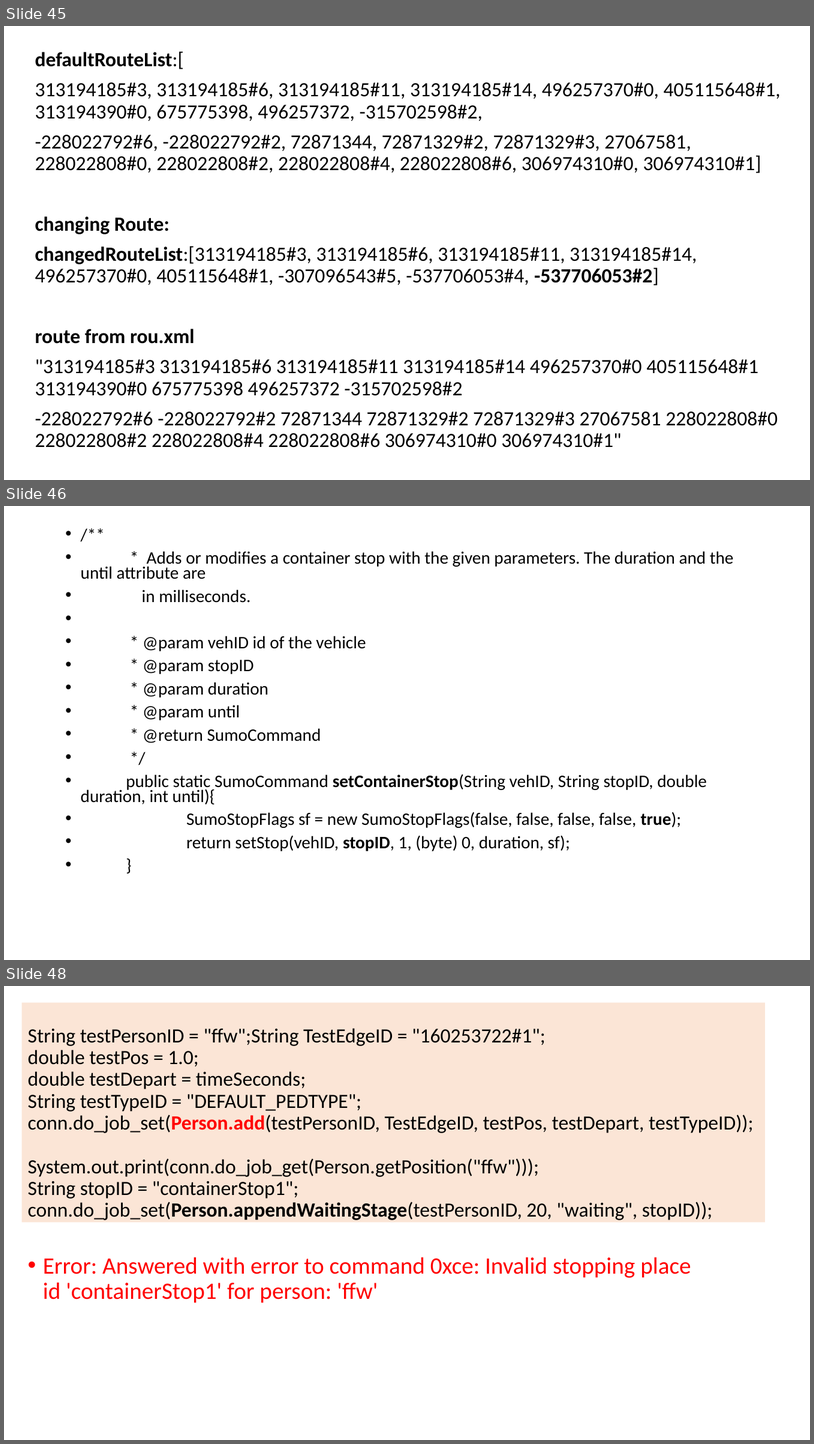
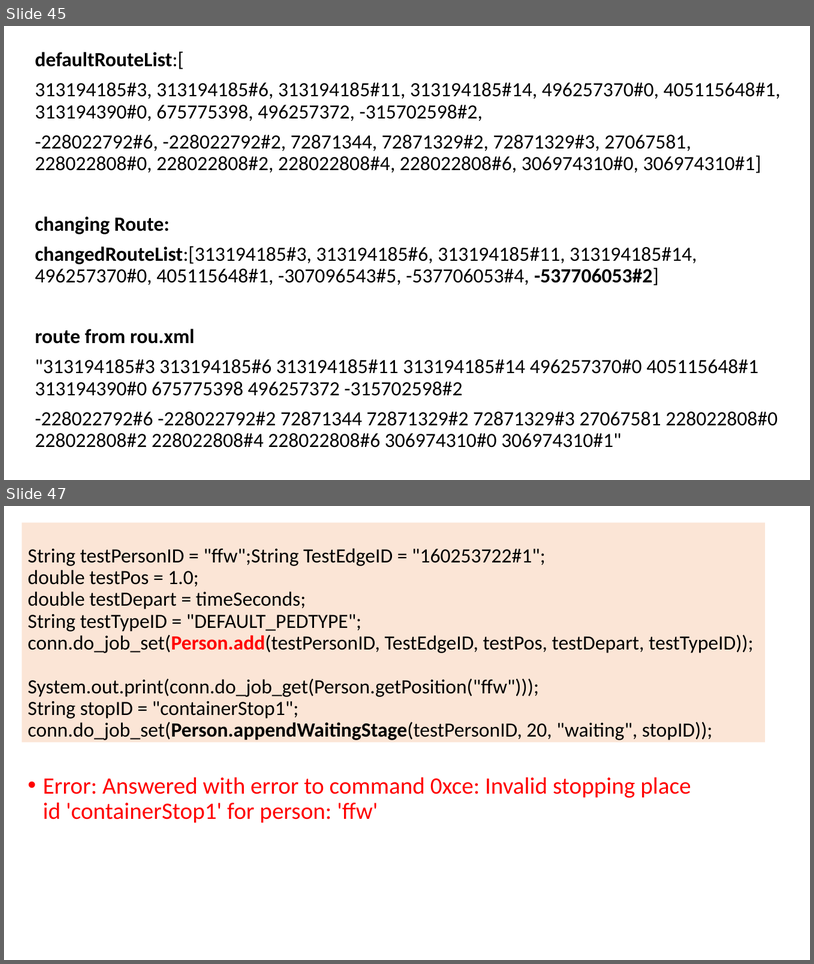
Before and after one commit to YenKang/Smart-Logistics-Plan, a slide deck: eclipse workspace/java_library/sumo_implementation recording.pptx. Shown one above the other, each under a label of ours: slides 45, 46 and 48 before the commit, slides 45 and 47 after it; the slides between them are not shown. The pictures are 814x1444 and 814x964 pixels, drawn with LibreOffice and Linux fonts; fonts in the diff are those of the drawing. Boxes give left, top, right and bottom in pixels: in the first picture for what was removed or moved away, otherwise in the second. Text is boxed around its words. In the diff, an @@ line names an element or a change of style, - is before the commit and + after.

```diff
--- a/eclipse workspace/java_library/sumo_implementation recording.pptx
+++ b/eclipse workspace/java_library/sumo_implementation recording.pptx
@@ slide 46 removed at <box>4,506,810,960</box>, background #FFFFFF @@
@@ text removed at <box>81,551,734,851</box> @@
-• /**
-• * Adds or modifies a container stop with the given parameters. The duration and the until attribute are
-• in milliseconds.
-• * @param vehID id of the vehicle
-• * @param stopID
-• * @param duration
-• * @param until
-• * @return SumoCommand
-• */
-• public static SumoCommand setContainerStop(String vehID, String stopID, double duration, int until){
-• SumoStopFlags sf = new SumoStopFlags(false, false, false, false, true);
-• return setStop(vehID, stopID, 1, (byte) 0, duration, sf);
-• }
@@ what was slide 48 is now slide 47 @@
```
Also in this commit, not shown: 3 slides changed, 9 slides added, 8 other files.
